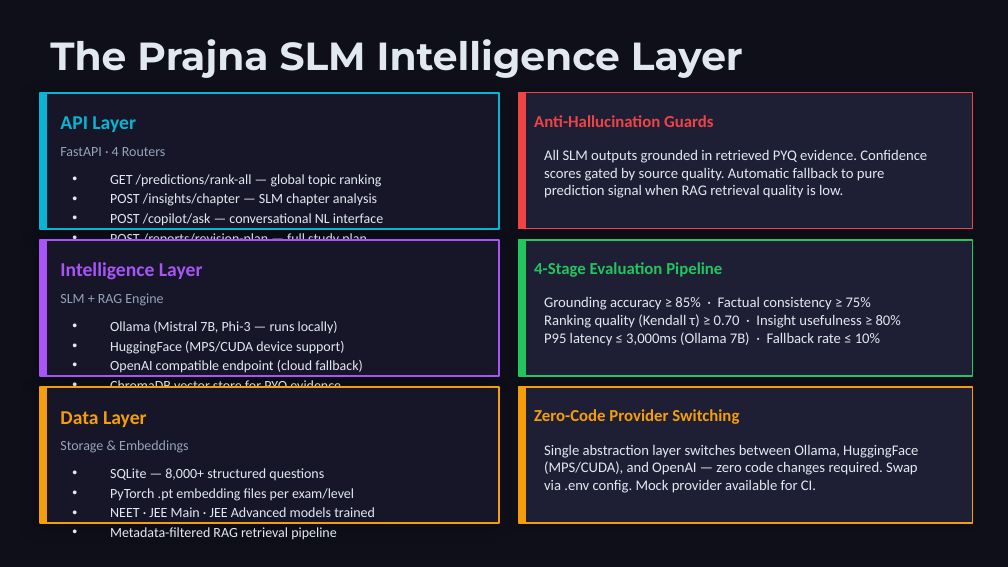
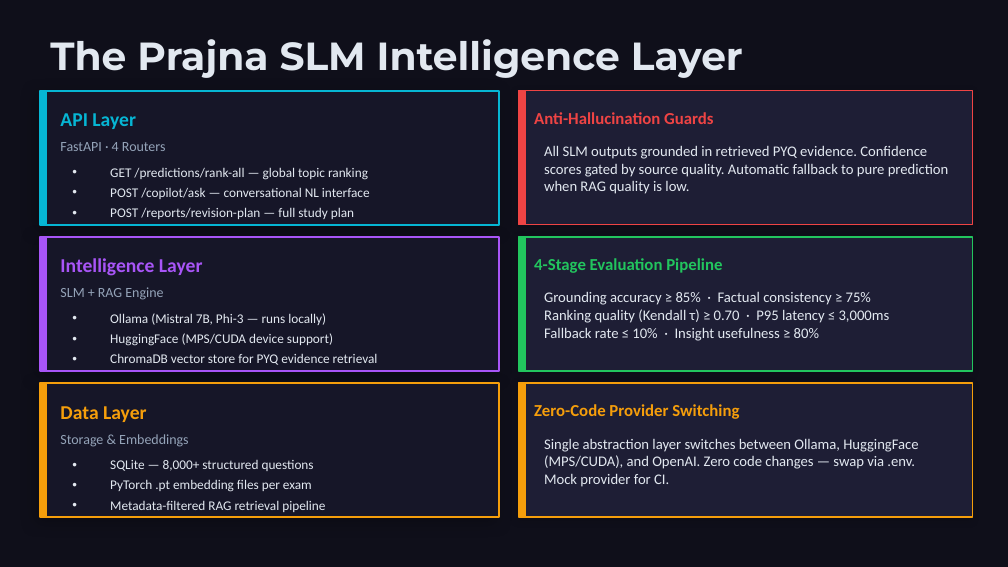
Before and after one commit to firnweh/prajna-slm, a slide deck: slide 6 of docs/prajna-deck/prajna-deck.pptx. Drawn at 1008x567 pixels with LibreOffice and Linux fonts; fonts in the diff are those of the drawing. Boxes give left, top, right and bottom in pixels: in the first picture for what was removed or moved away, otherwise in the second. Text is boxed around its words. In the diff, an @@ line names an element or a change of style, - is before the commit and + after.

```diff
--- a/docs/prajna-deck/prajna-deck.pptx
+++ b/docs/prajna-deck/prajna-deck.pptx
@@ 4 rectangles: place and size @@
-4 rectangles at <box>40,93,973,229</box>
+4 rectangles at <box>40,91,973,225</box>
@@ text at <box>544,145,949,194</box>: text changed @@
-All SLM outputs grounded in retrieved PYQ evidence. Confidence scores gated by source quality. Automatic fallback to pure prediction signal when RAG retrieval quality is low.
+All SLM outputs grounded in retrieved PYQ evidence. Confidence scores gated by source quality. Automatic fallback to pure prediction when RAG quality is low.
@@ text "GET /predictions/rank-all — global topic ..." at <box>110,167,370,219</box>: size 10 to 9.5 pt; more space between paragraphs @@
@@ text at <box>110,193,377,206</box>: paragraph removed @@
-• POST /insights/chapter — SLM chapter analysis
@@ text "Ollama (Mistral 7B, Phi-3 — ...": place and size @@
-text "Ollama (Mistral 7B, Phi-3 — ..." at <box>110,321,363,388</box>
+text "Ollama (Mistral 7B, Phi-3 — ..." at <box>110,313,378,365</box>
@@ text at <box>110,313,333,346</box>: size 10 to 9.5 pt in "Ollama (Mistral 7B, Phi-3 — runs locally)", "HuggingFace (MPS/CUDA device support)"; more space between paragraphs @@
@@ text at <box>544,309,890,341</box>: text changed @@
-Ranking quality (Kendall τ) ≥ 0.70 · Insight usefulness ≥ 80%
-P95 latency ≤ 3,000ms (Ollama 7B) · Fallback rate ≤ 10%
+Ranking quality (Kendall τ) ≥ 0.70 · P95 latency ≤ 3,000ms
+Fallback rate ≤ 10% · Insight usefulness ≥ 80%
@@ text at <box>110,354,378,365</box>: text changed; size 10 to 9.5 pt @@
-• OpenAI compatible endpoint (cloud fallback)
-• ChromaDB vector store for PYQ evidence
+• ChromaDB vector store for PYQ evidence retrieval
@@ 8 rectangles, 7 texts: place and size @@
-8 rectangles, 7 texts at <box>40,147,973,523</box>
+8 rectangles, 7 texts at <box>40,142,973,517</box>
@@ text at <box>544,438,918,487</box>: text changed @@
-Single abstraction layer switches between Ollama, HuggingFace (MPS/CUDA), and OpenAI — zero code changes required. Swap via .env config. Mock provider available for CI.
+Single abstraction layer switches between Ollama, HuggingFace (MPS/CUDA), and OpenAI. Zero code changes — swap via .env. Mock provider for CI.
@@ text "SQLite — 8,000+ structured questions": place and size @@
-text "SQLite — 8,000+ structured questions" at <box>110,468,375,540</box>
+text "SQLite — 8,000+ structured questions" at <box>110,460,325,512</box>
@@ text at <box>110,479,312,492</box>: text changed; size 10 to 9.5 pt @@
-• PyTorch .pt embedding files per exam/level
-• NEET · JEE Main · JEE Advanced models trained
+• PyTorch .pt embedding files per exam
@@ text at <box>110,460,325,512</box>: size 10 to 9.5 pt in "SQLite — 8,000+ structured questions", "Metadata-filtered RAG retrieval pipeline"; more space between paragraphs @@
```
Also in this commit, not shown: 9 other slides changed, 1 other file.
